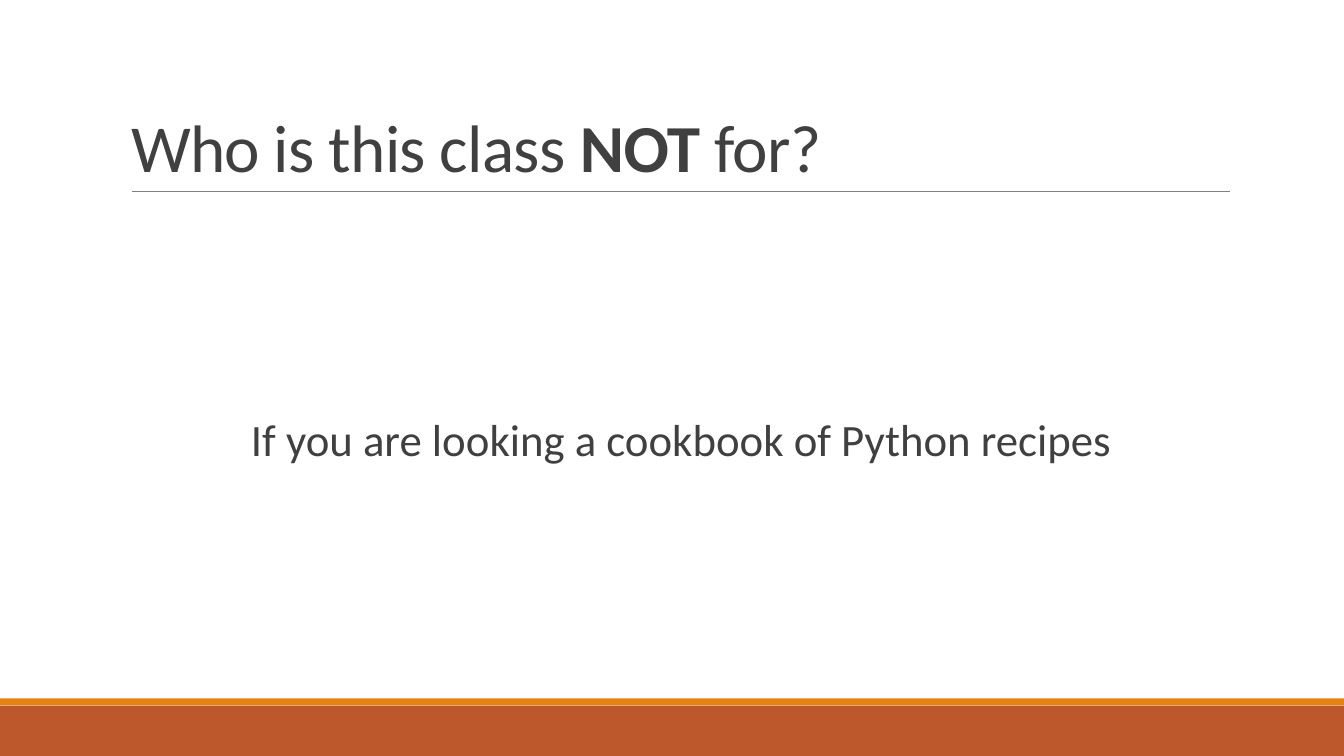
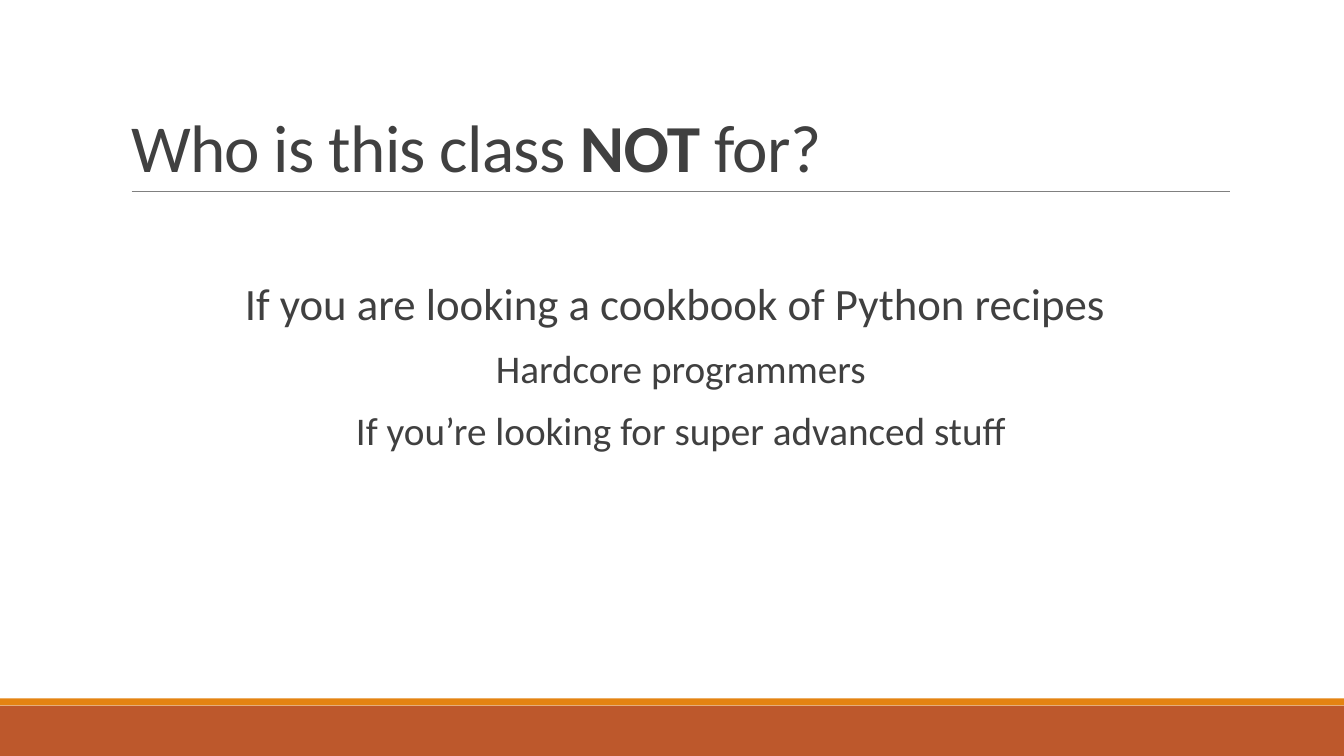
Before and after one commit to natarajan1993/Python-Lectures, a slide deck: slide 4 of 1-Introduction to Python.pptx. Drawn at 1344x756 pixels with LibreOffice and Linux fonts; fonts in the diff are those of the drawing. Boxes give left, top, right and bottom in pixels: in the first picture for what was removed or moved away, otherwise in the second. Text is boxed around its words. In the diff, an @@ line names an element or a change of style, - is before the commit and + after.

```diff
--- a/1-Introduction to Python.pptx
+++ b/1-Introduction to Python.pptx
@@ text at (245,289,1105,328): bullet   to none @@
@@ text at (356,355,1005,452): paragraphs added @@
+  Hardcore programmers
+  If you’re looking for super advanced stuff
```
Also in this commit, not shown: 1 other slide changed, 1 other file.
